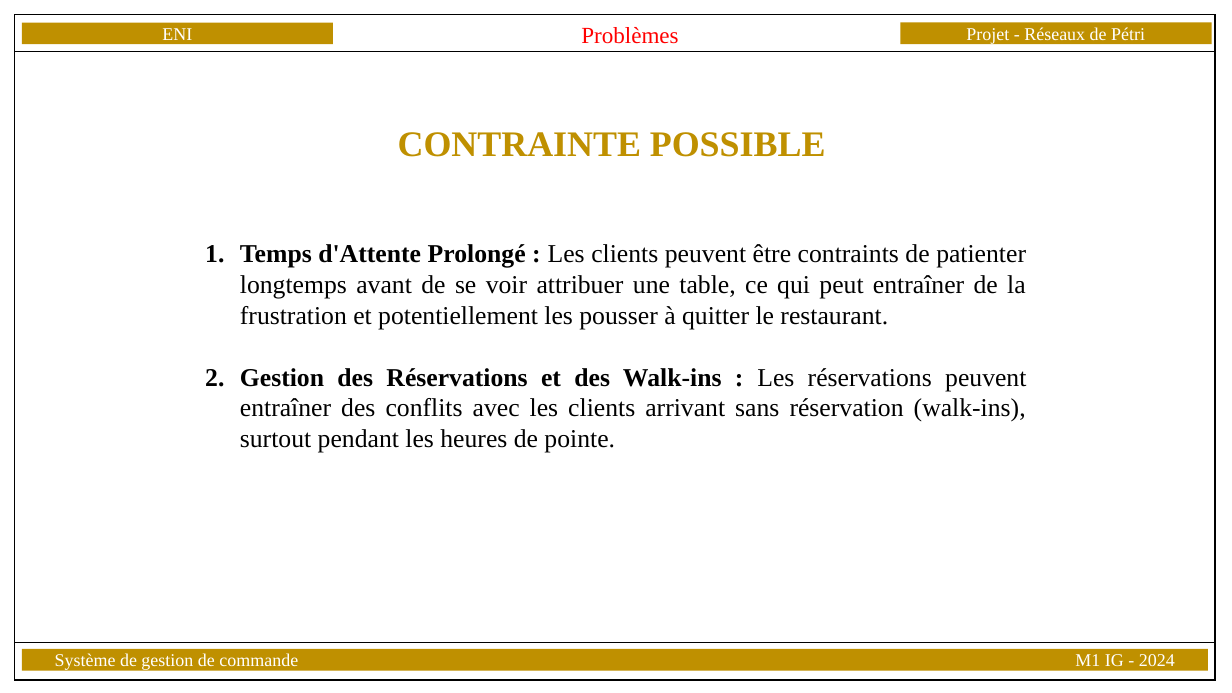
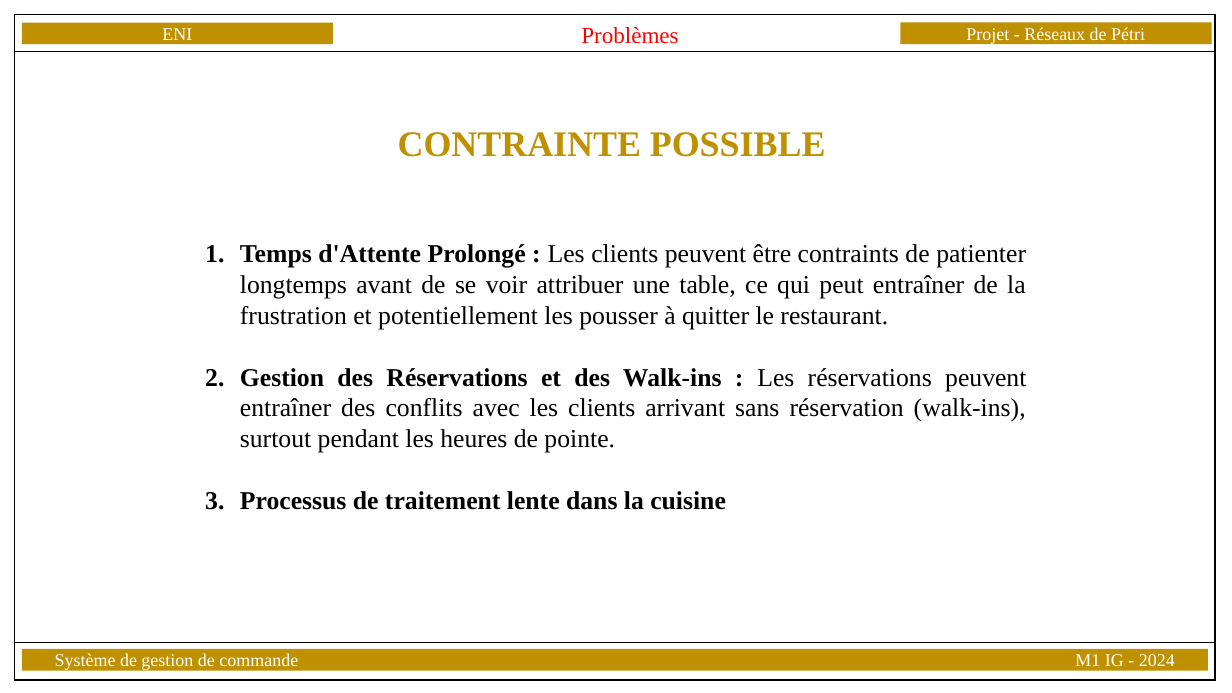
Before and after one commit to ramandimbinirina/Reseau_de_petri, a slide deck: slide 24 of RDP.pptx. Drawn at 1232x693 pixels with LibreOffice and Linux fonts; fonts in the diff are those of the drawing. Boxes give left, top, right and bottom in pixels: in the first picture for what was removed or moved away, otherwise in the second. Text is boxed around its words. In the diff, an @@ line names an element or a change of style, - is before the commit and + after.

```diff
--- a/RDP.pptx
+++ b/RDP.pptx
@@ text at [240, 491, 726, 510]: paragraph added @@
+3. Processus de traitement lente dans la cuisine
```
Also in this commit, not shown: 36 other slides changed, 10 slides added, 1 slide removed, 1 other file.
